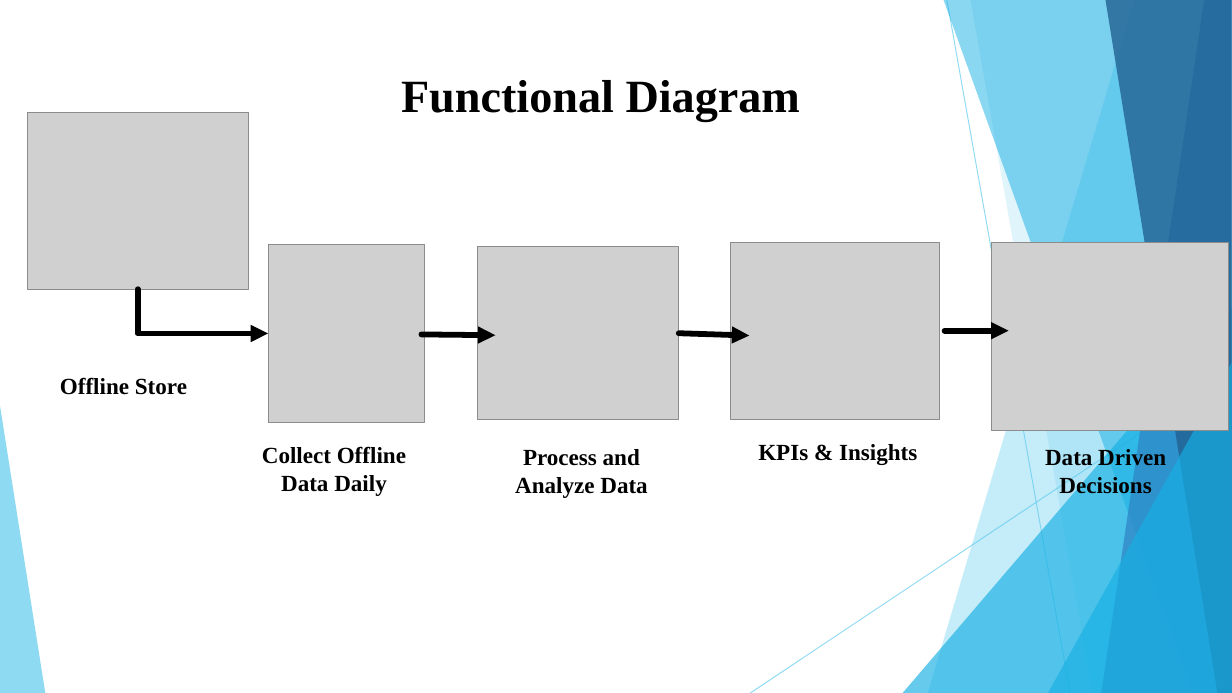
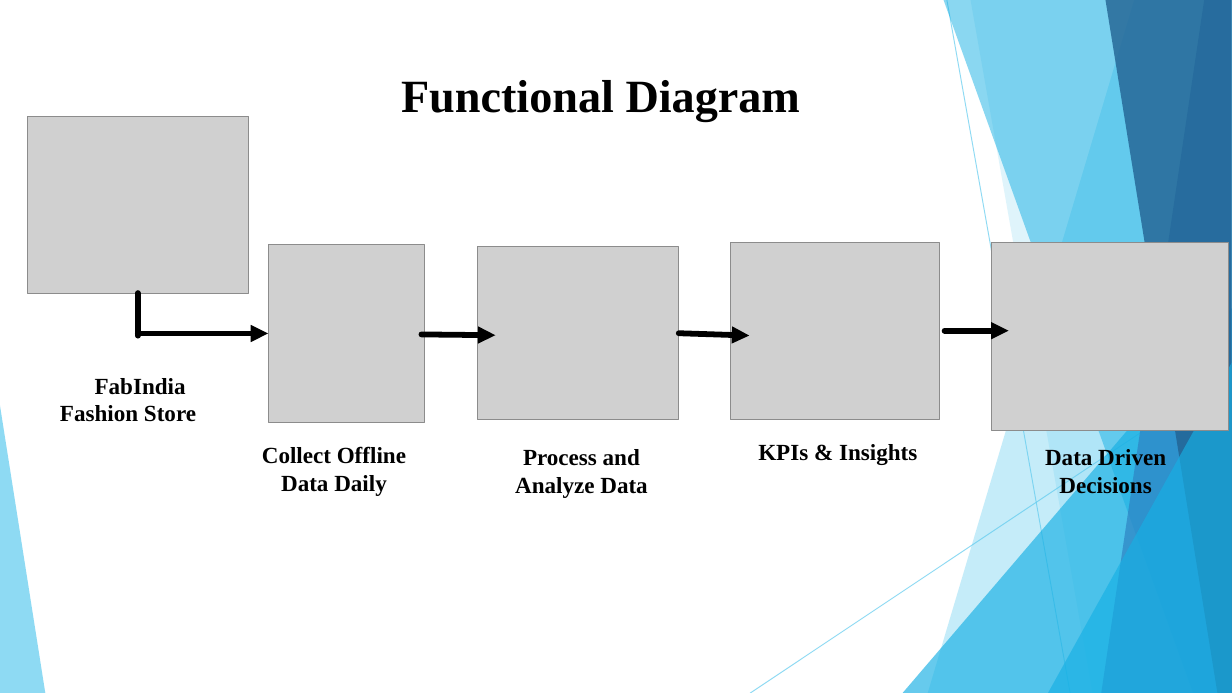
Before and after one commit to HemalaR/Smart-Analytics-For-Fashion-Sales, a slide deck: slide 7 of Smart Retail Analytics for Fashion Sales (1).pptx. Drawn at 1232x693 pixels with LibreOffice and Linux fonts; fonts in the diff are those of the drawing; grey boxes stand for pictures. Boxes give left, top, right and bottom in pixels: in the first picture for what was removed or moved away, otherwise in the second. Text is boxed around its words. In the diff, an @@ line names an element or a change of style, - is before the commit and + after.

```diff
--- a/Smart Retail Analytics for Fashion Sales (1).pptx
+++ b/Smart Retail Analytics for Fashion Sales (1).pptx
@@ picture: place and size @@
-picture at [27,112,249,289]
+picture at [27,116,249,294]
@@ line moved from (138, 289) - (138, 332) to (138, 293) - (138, 335) @@
@@ text at [60,378,196,422]: text changed @@
-Offline Store
+FabIndia Fashion Store
```
Also in this commit, not shown: 3 other slides changed, 2 slides added, 2 slides removed, 3 other files.
